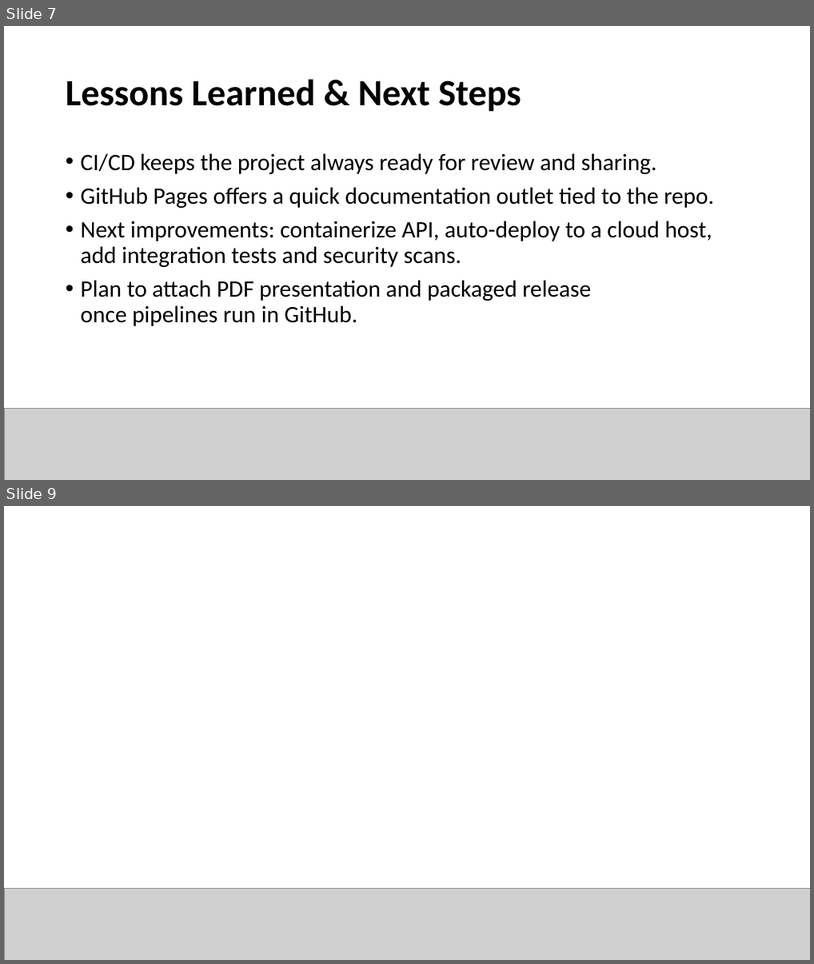
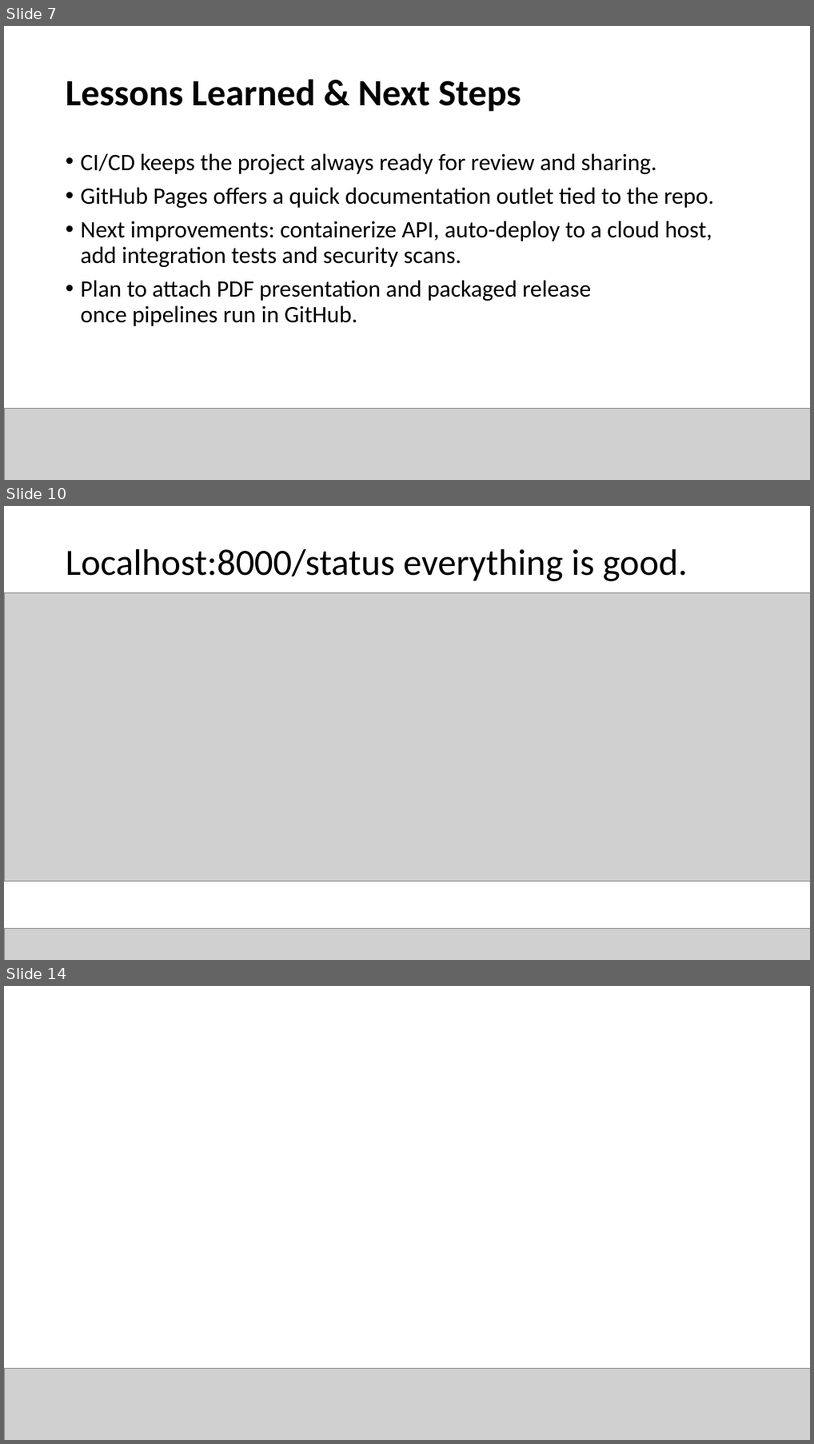
Before and after one commit to NPaugust/cloud-ci-showcase, a slide deck: Cloud Computing.pptx. Shown one above the other, each under a label of ours: slides 7 and 9 before the commit, slides 7, 10 and 14 after it; the slides between them are not shown. The pictures are 814x964 and 814x1444 pixels, drawn with LibreOffice and Linux fonts; fonts in the diff are those of the drawing; grey boxes stand for pictures; background and template pictures are left out. Boxes give left, top, right and bottom in pixels: in the first picture for what was removed or moved away, otherwise in the second. Text is boxed around its words. In the diff, an @@ line names an element or a change of style, - is before the commit and + after.

```diff
--- a/Cloud Computing.pptx
+++ b/Cloud Computing.pptx
@@ slide 10 added at bbox=[4, 506, 810, 960], background #FFFFFF @@
@@ title added at bbox=[66, 549, 688, 581], 44 pt, text #000000 @@
+Localhost:8000/status everything is good.
@@ picture added at bbox=[4, 592, 810, 880] @@
@@ picture added at bbox=[4, 928, 810, 960] @@
@@ what was slide 9 is now slide 14 @@
```
Also in this commit, not shown: 2 slides changed, 6 other slides added, 1 slide removed.
